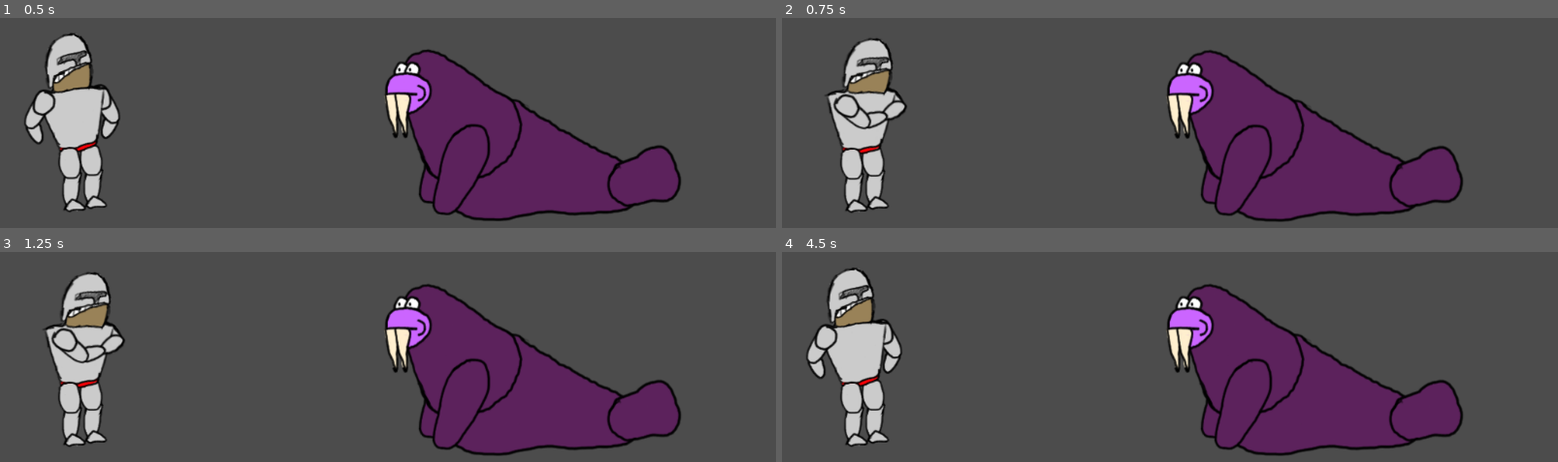
Above: before the commit, frames 1-4 (two rows, left to right).
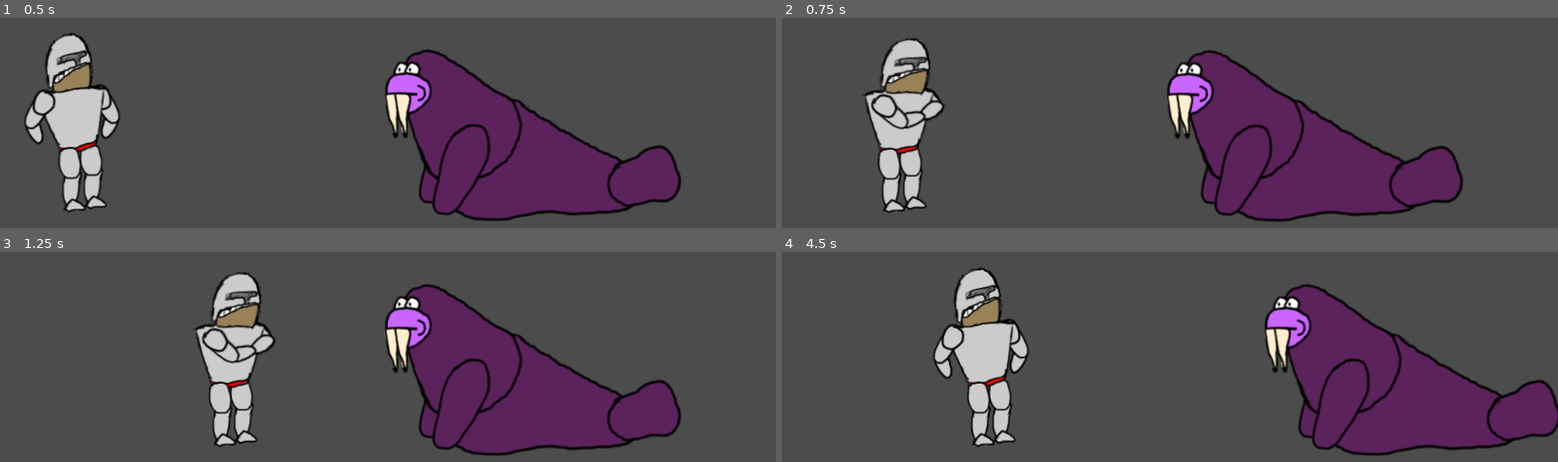
Above: after the commit, the same moments.

Repository: Wall-Dough/unstable
Game: Godot game, scene res://level/Level.tscn
Same seed, same stepped clock (60 frames per second), same inputs: the game is played once before the commit and once after it.
Inputs:
- Up to frame 1 (0.5 s): no input
- Up to frame 2 (0.75 s): hold Right (move_right, bound only after the commit) from 0.53 s (still down); hold S (give) from 0.53 s (still down)
- Up to frame 3 (1.25 s): keep holding Right (move_right, bound only after the commit); keep holding S (give)
- Up to frame 4 (4.5 s): release Right (move_right, bound only after the commit) at 1.28 s; release S (give) at 1.28 s; hold Left (move_left, bound only after the commit) 1.28-2.03 s; tap S (give) at 1.35, 2.85, 4.35 s; hold S (give) 2.03-2.78 s; hold Right (move_right, bound only after the commit) 2.03-3.53 s; hold S (give) 3.53-4.28 s; hold Left (move_left, bound only after the commit) from 3.53 s (still down)

Frame 1 is identical in both runs. In frame 2, 7.8% of the frame differs, in the area x 5-21%, y 9-94%; in frame 3, 9.2%; in frame 4, 31%, in the area x 3-100%, y 7-98%.

Commit message:
Implement horizontal movement

Diff:
--- a/player/Player.gd
+++ b/player/Player.gd
@@ -56,6 +56,12 @@
 
 # Called every frame. 'delta' is the elapsed time since the previous frame.
 func _process(delta):
+	var direction = 0
+	if Input.is_action_pressed("move_left"):
+		direction -= 1
+	if Input.is_action_pressed("move_right"):
+		direction += 1
+	$body.set_direction(direction)
 	if combat_mode:
 		if Input.is_action_just_pressed("punch_left"):
 			punch_left()
--- a/player/Player.tscn
+++ b/player/Player.tscn
@@ -1,7 +1,8 @@
-[gd_scene load_steps=4 format=2]
+[gd_scene load_steps=5 format=2]
 
 [ext_resource path="res://images/textures.png" type="Texture" id=1]
 [ext_resource path="res://player/Player.gd" type="Script" id=2]
+[ext_resource path="res://player/body.gd" type="Script" id=3]
 
 [sub_resource type="RectangleShape2D" id=1]
 extents = Vector2( 29.1643, 10 )
@@ -12,6 +13,7 @@
 [node name="body" type="RigidBody2D" parent="."]
 position = Vector2( 10.9316, 109.317 )
 mode = 2
+script = ExtResource( 3 )
 
 [node name="collision" type="CollisionShape2D" parent="body"]
 shape = SubResource( 1 )
--- /dev/null
+++ b/player/body.gd
@@ -0,0 +1,27 @@
+extends RigidBody2D
+
+
+# Declare member variables here. Examples:
+# var a = 2
+# var b = "text"
+var direction = 0
+var speed = 300
+
+# Called when the node enters the scene tree for the first time.
+func _ready():
+	pass # Replace with function body.
+
+func set_direction(new_dir):
+	if direction == new_dir:
+		return
+	direction = new_dir
+
+func _integrate_forces(s):
+	var lv = s.get_linear_velocity()
+	lv.x = speed * direction
+	s.set_linear_velocity(lv)
+
+
+# Called every frame. 'delta' is the elapsed time since the previous frame.
+#func _process(delta):
+#	pass
--- a/project.godot
+++ b/project.godot
@@ -51,6 +51,16 @@
 "events": [ Object(InputEventKey,"resource_local_to_scene":false,"resource_name":"","device":0,"alt":false,"shift":false,"control":false,"meta":false,"command":false,"pressed":false,"scancode":32,"unicode":0,"echo":false,"script":null)
  ]
 }
+move_left={
+"deadzone": 0.5,
+"events": [ Object(InputEventKey,"resource_local_to_scene":false,"resource_name":"","device":0,"alt":false,"shift":false,"control":false,"meta":false,"command":false,"pressed":false,"scancode":16777231,"unicode":0,"echo":false,"script":null)
+ ]
+}
+move_right={
+"deadzone": 0.5,
+"events": [ Object(InputEventKey,"resource_local_to_scene":false,"resource_name":"","device":0,"alt":false,"shift":false,"control":false,"meta":false,"command":false,"pressed":false,"scancode":16777233,"unicode":0,"echo":false,"script":null)
+ ]
+}
 
 [physics]
 
